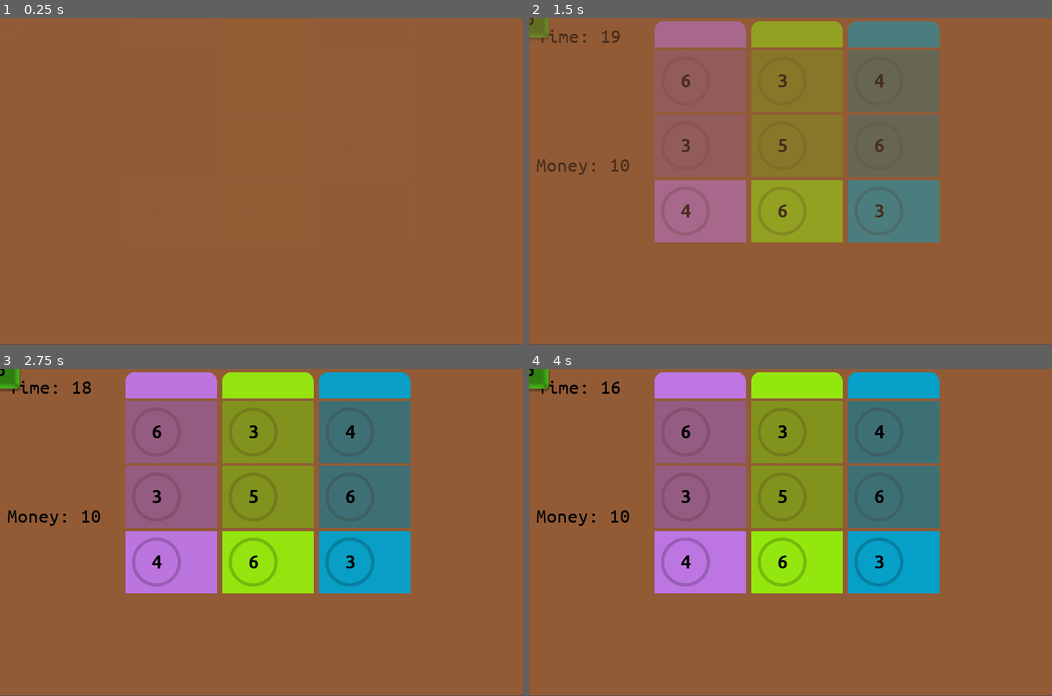
Above: before the commit, frames 1-4 (two rows, left to right).
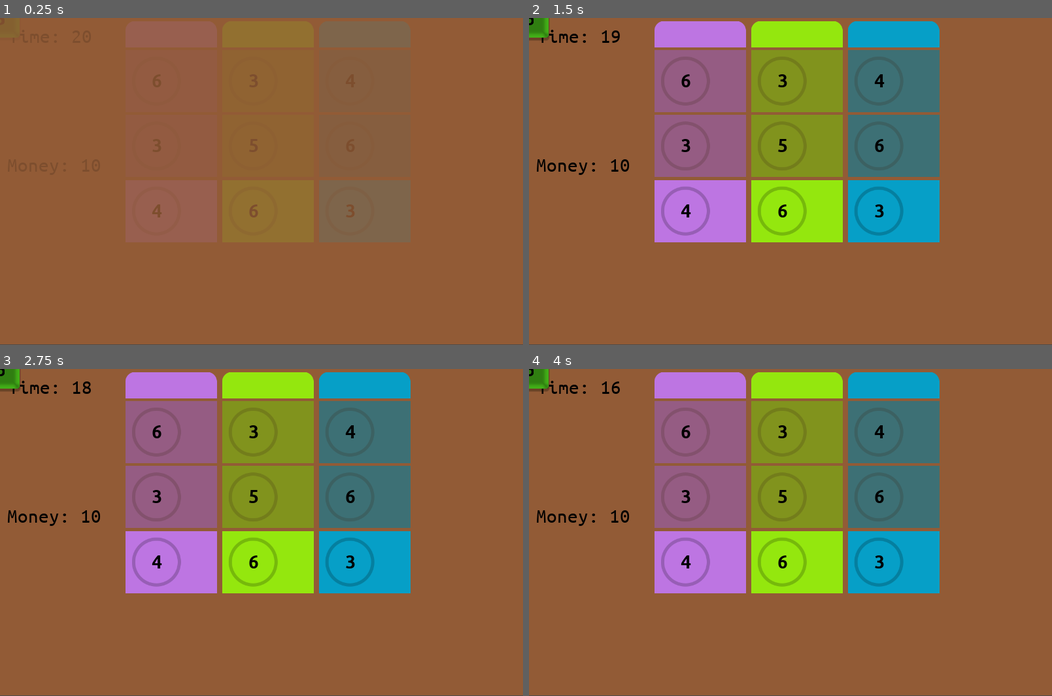
Above: after the commit, the same moments.

Repository: matzebond/DiceRepair
Game: Godot game, scene res://scenes/screens/RootNode.tscn
Two runs of this game, one before a commit and one after it. Both use one fixed random seed, a clock stepped at 60 frames per second and the inputs below.
Inputs (mouse positions are in pixels of both pictures, inside the frame that each line leads up to):
- Up to frame 1 (0.25 s): no input
- Up to frame 2 (1.5 s): move the mouse to (905, 165) at 0.52 s; click (905, 165) at 0.67 s; drag from (685, 197) to (701, 80) at 1.27 s
- Up to frame 3 (2.75 s): move the mouse to (313, 460) at 2.02 s; click (313, 460) at 2.17 s
- Up to frame 4 (4 s): tap Enter at 2.75 s; drag from (764, 597) to (701, 496) at 2.77 s; tap Space at 3.5 s; move the mouse to (947, 581) at 3.52 s; click (947, 581) at 3.67 s

The runs differ from the first frame. In frame 2, 34% of the frame differs, in the area x 0-79%, y 0-69%; in frame 3, less than 0.1%; in frame 4, nothing differs.

Commit message:
refactor trans_time

Diff:
--- a/scenes/screens/RootNode.gd
+++ b/scenes/screens/RootNode.gd
@@ -2,6 +2,7 @@
 
 const Dice = preload("res://scenes/die/Die.gd")
 
+const TRANS_TIME = 1
 var dragging_die = false
 
 onready var GameScene = preload("GameScene.tscn")
@@ -19,7 +20,7 @@
 
 func load_scene(Scene):
     # hide Fader
-    $Tween.interpolate_property($Background, "modulate:a", 1, 0, 3, Tween.TRANS_SINE, Tween.EASE_IN_OUT)
+    $Tween.interpolate_property($Background, "modulate:a", 1, 0, TRANS_TIME, Tween.TRANS_SINE, Tween.EASE_IN_OUT)
     $Tween.start()
 
     # clear previous
@@ -39,7 +40,7 @@
 
     $Tween.stop_all()
     $Tween.connect("tween_completed", self, "tween_complete", [], CONNECT_ONESHOT)
-    $Tween.interpolate_property($Background, "modulate:a", 0, 1, 3, Tween.TRANS_SINE, Tween.EASE_IN_OUT)
+    $Tween.interpolate_property($Background, "modulate:a", 0, 1, TRANS_TIME, Tween.TRANS_SINE, Tween.EASE_IN_OUT)
     $Tween.start()
 
 func tween_complete(_obj, _key):
